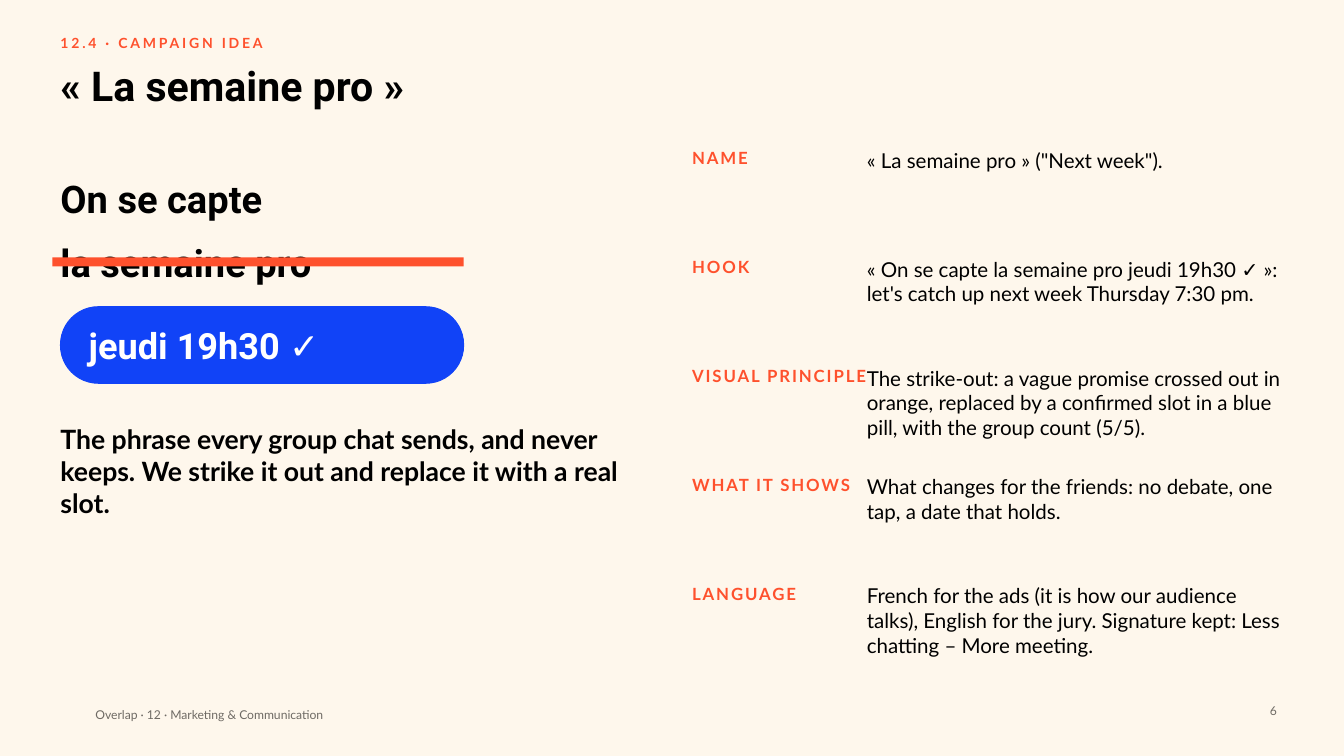
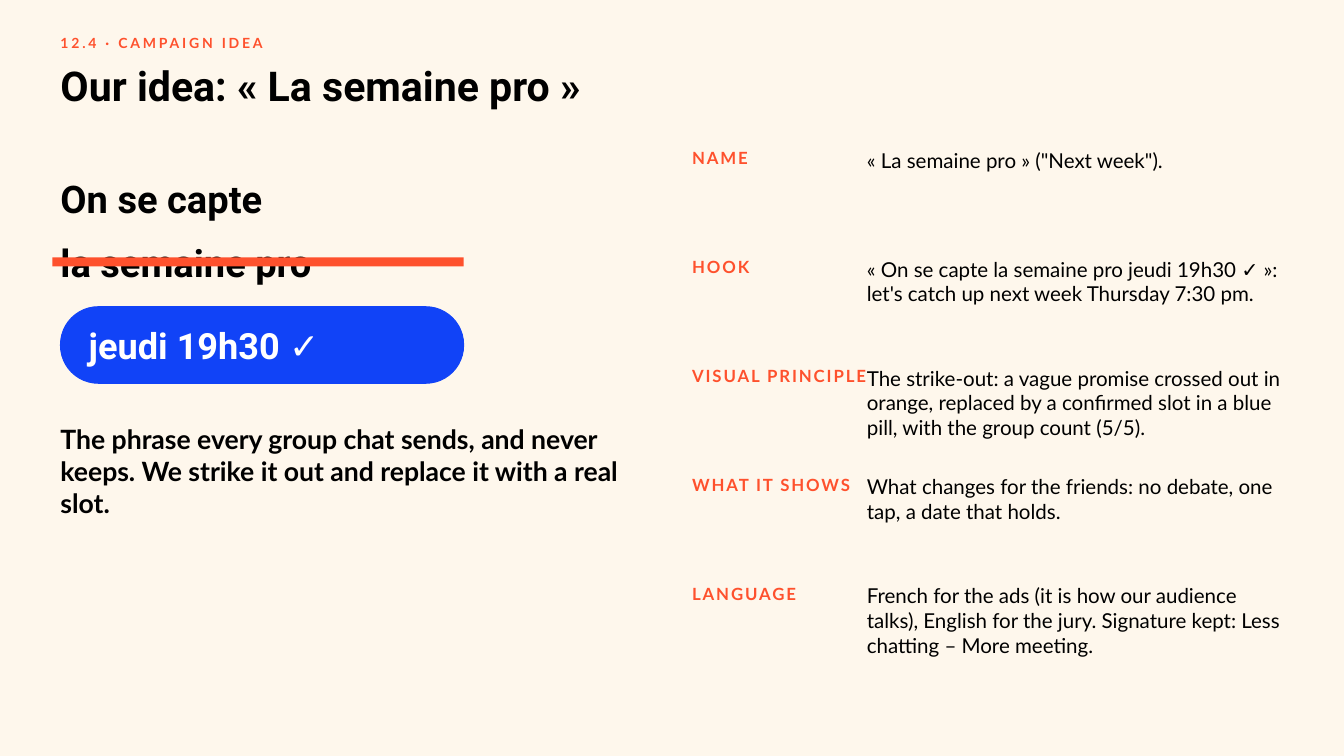
Before and after one commit to clemsnz/Unesco, a slide deck: slide 6 of Overlap_Campagne/Overlap_Marketing_Communication.pptx. Drawn at 1344x756 pixels with LibreOffice and Linux fonts; fonts in the diff are those of the drawing; background and template pictures are left out. Boxes give left, top, right and bottom in pixels: in the first picture for what was removed or moved away, otherwise in the second. Text is boxed around its words. In the diff, an @@ line names an element or a change of style, - is before the commit and + after.

```diff
--- a/Overlap_Campagne/Overlap_Marketing_Communication.pptx
+++ b/Overlap_Campagne/Overlap_Marketing_Communication.pptx
@@ title at [60, 70, 550, 110]: text changed @@
-« La semaine pro »
+Our idea: « La semaine pro »
@@ text removed at [95, 710, 323, 721] @@
-Overlap · 12 · Marketing & Communication
@@ page number removed at [1270, 706, 1277, 715] @@
-6
```
Also in this commit, not shown: 21 other slides changed, 12 other files.
